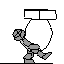
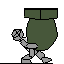
Comparing the layer stacks of the two (64, 64) images. Changes:
showed "something0005.png", painted on it over box(11, 8, 58, 63)
hid "something0010.png", painted on it over box(11, 9, 57, 63)
